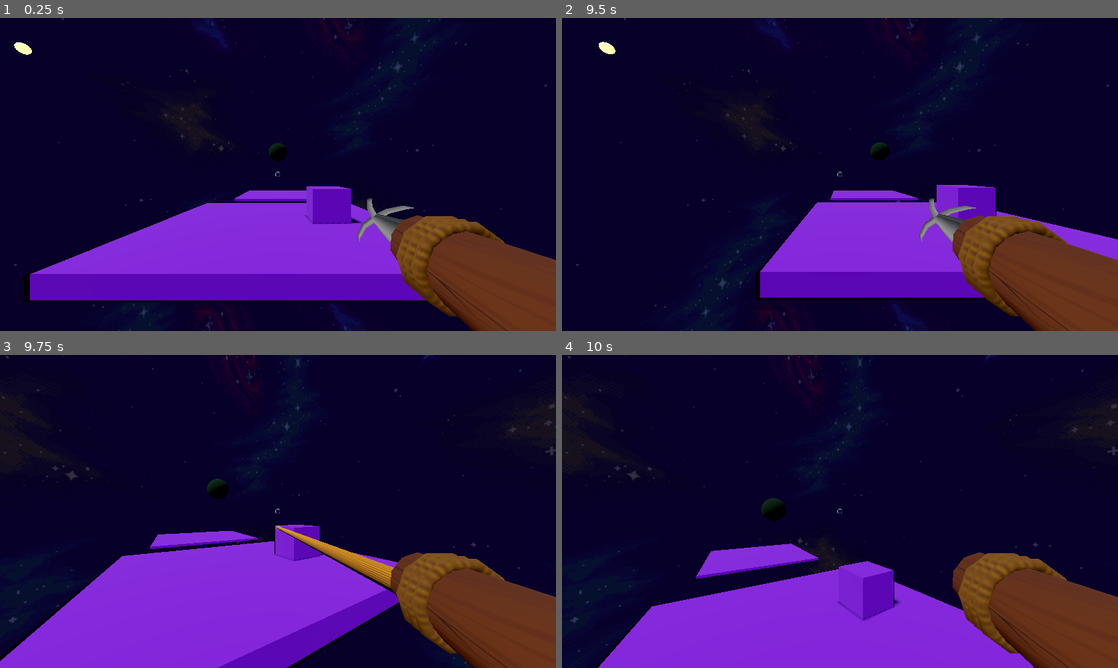
Above: before the commit, frames 1-4 (two rows, left to right).
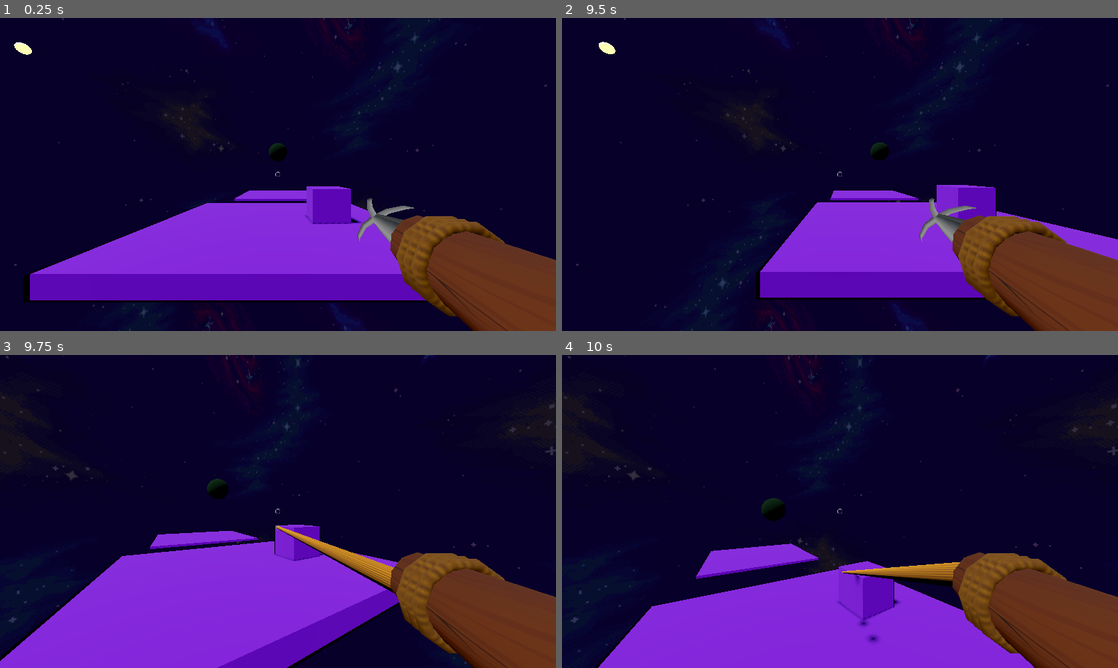
Above: after the commit, the same moments.

Repository: WeissSa/Space-Man
Game: Godot game, scene res://level/level.tscn
The game is run twice, just before and just after one commit, with the same random seed, the same clock (stepped at 60 frames per second) and the same inputs.
Inputs (mouse positions are in pixels of both pictures, inside the frame that each line leads up to):
- Up to frame 1 (0.25 s): no input
- Up to frame 2 (9.5 s): tap Enter at 0.5 s; move the mouse to (962, 158) at 0.52 s; press the mouse at (962, 158) at 0.53 s; hold D (move_right) 0.53-1.28 s; tap Space (jump) at 0.77, 1.52, 3.02, 3.77, 4.52, 6.02, 6.77, 7.52, 9.02 s; move the mouse to (812, 174) at 1.27 s; release the mouse at (812, 174) at 1.28 s; hold W (move_forward) 1.28-5.78 s; click (812, 174) at 1.35 s; move the mouse to (851, 168) at 2.02 s; press the mouse at (851, 168) at 2.03 s; move the mouse to (834, 180) at 2.77 s; release the mouse at (834, 180) at 2.78 s; click (834, 180) at 2.85 s; move the mouse to (878, 177) at 3.52 s; press the mouse at (878, 177) at 3.53 s; move the mouse to (795, 171) at 4.27 s; release the mouse at (795, 171) at 4.28 s; click (795, 171) at 4.35 s; move the mouse to (845, 174) at 5.02 s; press the mouse at (845, 174) at 5.03 s; move the mouse to (817, 168) at 5.77 s; release the mouse at (817, 168) at 5.78 s; hold D (move_right) 5.78-6.53 s; click (817, 168) at 5.85 s; move the mouse to (867, 174) at 6.52 s; press the mouse at (867, 174) at 6.53 s; hold W (move_forward) 6.53-8.78 s; move the mouse to (812, 174) at 7.27 s; release the mouse at (812, 174) at 7.28 s; click (812, 174) at 7.35 s; move the mouse to (851, 168) at 8.02 s; press the mouse at (851, 168) at 8.03 s; move the mouse to (834, 180) at 8.77 s; release the mouse at (834, 180) at 8.78 s; hold Left (move_left) from 8.78 s (still down); click (834, 180) at 8.85 s
- Up to frame 3 (9.75 s): move the mouse to (316, 514) at 9.52 s; release Left (move_left) at 9.53 s; press the mouse at (316, 514) at 9.53 s; hold W (move_forward) from 9.53 s (still down)
- Up to frame 4 (10 s): keep holding W (move_forward); tap Space (jump) at 9.77 s

Frames 1-3 are identical in both runs. In frame 4, 0.9% of the frame differs, in the area x 50-72%, y 66-92%.

Commit message:
added some basic audio

Diff:
--- a/Entities/hook.gd
+++ b/Entities/hook.gd
@@ -1,11 +1,20 @@
 extends RigidBody3D
+
+@onready var audio = $AudioStreamPlayer3D
 
 var Rope: PackedScene = preload("res://Model/rope.tscn")
 var rope: Node3D
 const MAX_LENGTH = 8
 
+const ATTACH := preload("res://SFX/attach.ogg")
+const DETACH := preload("res://SFX/detach.ogg")
+
 func onHit():
 	freeze = true
+	audio.stream = ATTACH
+	audio.play()
+	await get_tree().create_timer(0.2).timeout
+	audio.stop()
 
 func onRelease():
 	queue_free()
@@ -14,10 +23,16 @@
 
 
 func _on_body_entered(body: Node3D):
+	print(body.collision_layer)
 	if body.collision_layer == 4 or body.collision_layer == 6:
 		look_at(body.global_position)
 		onHit()
 	else:
+
+		if audio.stream != DETACH:
+			audio.stream = DETACH
+			audio.play()
+			await get_tree().create_timer(0.4).timeout
 		onRelease()
 
 
--- a/Entities/hook.tscn
+++ b/Entities/hook.tscn
@@ -1,7 +1,8 @@
-[gd_scene load_steps=4 format=3 uid="uid://6snmwnqcbyma"]
+[gd_scene load_steps=5 format=3 uid="uid://6snmwnqcbyma"]
 
 [ext_resource type="Script" path="res://Entities/hook.gd" id="1_c5fuv"]
 [ext_resource type="PackedScene" uid="uid://b1kvksj3l5of0" path="res://Model/hookshot_head_model.tscn" id="2_ixcc2"]
+[ext_resource type="AudioStream" uid="uid://cce6n7ilcennt" path="res://SFX/attach.ogg" id="3_wl744"]
 
 [sub_resource type="BoxShape3D" id="BoxShape3D_pvams"]
 size = Vector3(1, 1, 0.494629)
@@ -22,6 +23,13 @@
 transform = Transform3D(0.08, 0, 0, 0, 0.08, 0, 0, 0, 0.08, 0, -0.00129038, -0.0963926)
 shape = SubResource("BoxShape3D_pvams")
 
+[node name="AudioStreamPlayer3D" type="AudioStreamPlayer3D" parent="."]
+stream = ExtResource("3_wl744")
+volume_db = 7.619
+max_db = 2.0
+pitch_scale = 2.02
+doppler_tracking = 2
+
 [connection signal="body_entered" from="." to="." method="_on_body_entered"]
 [connection signal="tree_entered" from="." to="." method="_on_tree_entered"]
 [connection signal="tree_exiting" from="." to="." method="_on_tree_exiting"]
--- a/Entities/player_base.tscn
+++ b/Entities/player_base.tscn
@@ -130,7 +130,7 @@
 libraries = {
 "": SubResource("AnimationLibrary_wm3e8")
 }
-blend_times = [&"ShakeWeak", &"ShakeStrong", 1.0, &"ShakeWeak", &"RESET", 1.0, &"JumpZoomout", &"RESET", 0.25, &"ShakeStrong", &"ShakeWeak", 1.0, &"RESET", &"ShakeWeak", 0.5, &"RESET", &"JumpZoomout", 0.1, &"RESET", &"ShakeStrong", 0.5]
+blend_times = [&"RESET", &"ShakeWeak", 0.5, &"RESET", &"JumpZoomout", 0.1, &"RESET", &"ShakeStrong", 0.5, &"ShakeWeak", &"RESET", 1.0, &"ShakeWeak", &"ShakeStrong", 1.0, &"JumpZoomout", &"RESET", 0.25, &"ShakeStrong", &"ShakeWeak", 1.0]
 
 [node name="CoyoteTime" type="Timer" parent="."]
 wait_time = 0.25
--- a/Entities/player_hookshot.gd
+++ b/Entities/player_hookshot.gd
@@ -23,6 +23,7 @@
 @onready var camera_node := $Neck/CameraParent/Camera3D
 @onready var hookshot_head = $Neck/CameraParent/Camera3D/HookshotHeadModel
 @onready var reticle = $Neck/CameraParent/Camera3D/Reticle
+@onready var shoot = $AudioStreamPlayer
 
 var Hook: PackedScene = preload("res://Entities/hook.tscn")
 const HOOK_SPEED: int = 17
@@ -53,8 +54,10 @@
 
 	if event.is_action_pressed("shoot") and hookshot_head.visible:
 		hookshot_head.visible = false
+		shoot.play()
 		shoot_hookshot()
 	elif event.is_action_released("shoot") and not hookshot_head.visible:
+		shoot.stop()
 		release_hookshot()
 
 	if Input.get_mouse_mode() == Input.MOUSE_MODE_CAPTURED:
--- a/Entities/player_hookshot.tscn
+++ b/Entities/player_hookshot.tscn
@@ -1,10 +1,11 @@
-[gd_scene load_steps=18 format=3 uid="uid://cf4eb86twxk2w"]
+[gd_scene load_steps=19 format=3 uid="uid://cf4eb86twxk2w"]
 
 [ext_resource type="Script" path="res://Entities/player_hookshot.gd" id="1_vq3oo"]
 [ext_resource type="Texture2D" uid="uid://bi77d22yfwguh" path="res://2D Assets/crosshair.png" id="2_ks15x"]
 [ext_resource type="Texture2D" uid="uid://013weygvmwhq" path="res://2D Assets/wood.jpg" id="3_eyn3d"]
 [ext_resource type="PackedScene" uid="uid://b1kvksj3l5of0" path="res://Model/hookshot_head_model.tscn" id="4_y2ebc"]
 [ext_resource type="Texture2D" uid="uid://mxyf0ot31wwk" path="res://2D Assets/rope.jpg" id="5_m1fw1"]
+[ext_resource type="AudioStream" uid="uid://bmhm2sgrk7hlk" path="res://SFX/shootShort.mp3" id="6_0ly1p"]
 
 [sub_resource type="CylinderShape3D" id="CylinderShape3D_rgnmm"]
 height = 0.623384
@@ -177,8 +178,15 @@
 libraries = {
 "": SubResource("AnimationLibrary_wm3e8")
 }
-blend_times = [&"ShakeWeak", &"ShakeStrong", 1.0, &"ShakeWeak", &"RESET", 1.0, &"JumpZoomout", &"RESET", 0.25, &"ShakeStrong", &"ShakeWeak", 1.0, &"RESET", &"ShakeWeak", 0.5, &"RESET", &"JumpZoomout", 0.1, &"RESET", &"ShakeStrong", 0.5]
+blend_times = [&"RESET", &"ShakeWeak", 0.5, &"RESET", &"JumpZoomout", 0.1, &"RESET", &"ShakeStrong", 0.5, &"ShakeWeak", &"RESET", 1.0, &"ShakeWeak", &"ShakeStrong", 1.0, &"JumpZoomout", &"RESET", 0.25, &"ShakeStrong", &"ShakeWeak", 1.0]
 
 [node name="CoyoteTime" type="Timer" parent="."]
 wait_time = 0.25
 one_shot = true
+
+[node name="AudioStreamPlayer" type="AudioStreamPlayer3D" parent="."]
+transform = Transform3D(1, 0, 0, 0, 1, 0, 0, 0, 1, 0.19746, 0.201125, -0.237829)
+stream = ExtResource("6_0ly1p")
+volume_db = -2.0
+pitch_scale = 0.7
+bus = &"Player"
--- /dev/null
+++ b/default_bus_layout.tres
@@ -0,0 +1,27 @@
+[gd_resource type="AudioBusLayout" load_steps=3 format=3 uid="uid://bid7ka8ub357v"]
+
+[sub_resource type="AudioEffectReverb" id="AudioEffectReverb_x2dwp"]
+resource_name = "Reverb"
+predelay_feedback = 0.61
+room_size = 0.01
+damping = 0.73
+spread = 0.47
+hipass = 0.23
+dry = 0.72
+wet = 0.26
+
+[sub_resource type="AudioEffectPitchShift" id="AudioEffectPitchShift_hjldu"]
+resource_name = "PitchShift"
+pitch_scale = 2.0
+
+[resource]
+bus/1/name = &"Player"
+bus/1/solo = false
+bus/1/mute = false
+bus/1/bypass_fx = false
+bus/1/volume_db = 0.0
+bus/1/send = &"Master"
+bus/1/effect/0/effect = SubResource("AudioEffectReverb_x2dwp")
+bus/1/effect/0/enabled = true
+bus/1/effect/1/effect = SubResource("AudioEffectPitchShift_hjldu")
+bus/1/effect/1/enabled = true
Not shown, added: SFX/attach.ogg.import
Not shown, added: SFX/detach.ogg.import
Not shown, added: SFX/shoot.mp3.import
Not shown, added: SFX/shootShort.mp3.import
Not shown, added: SFX/attach.ogg
Not shown, added: SFX/detach.ogg
Not shown, added: SFX/shoot.mp3
Not shown, added: SFX/shootShort.mp3
